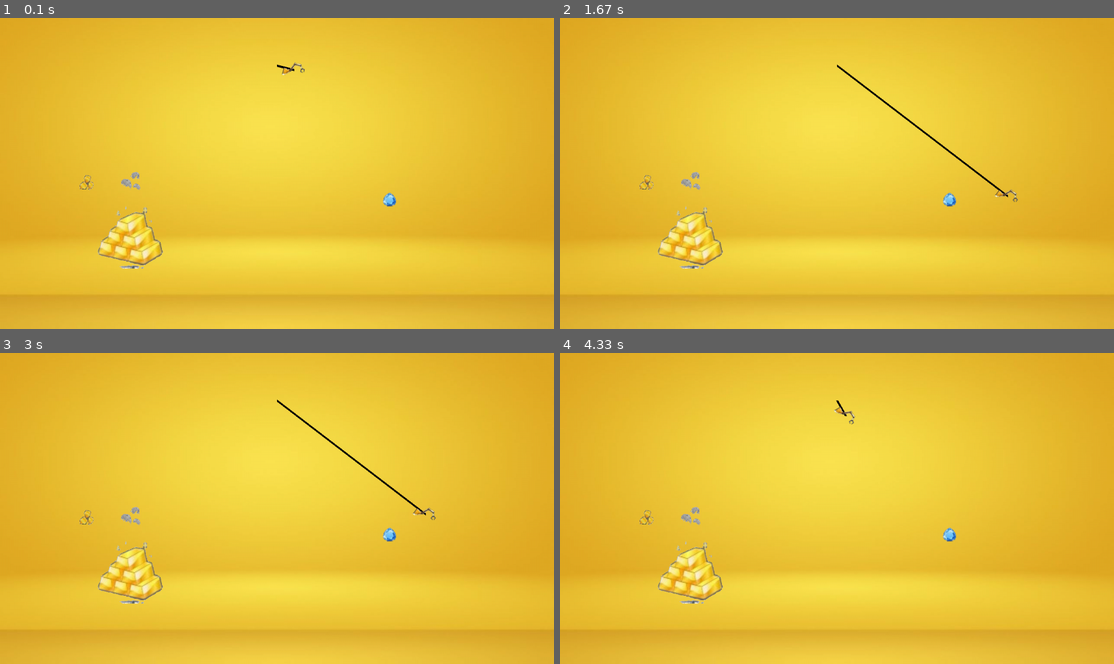
Above: before the commit, frames 1-4 (two rows, left to right).
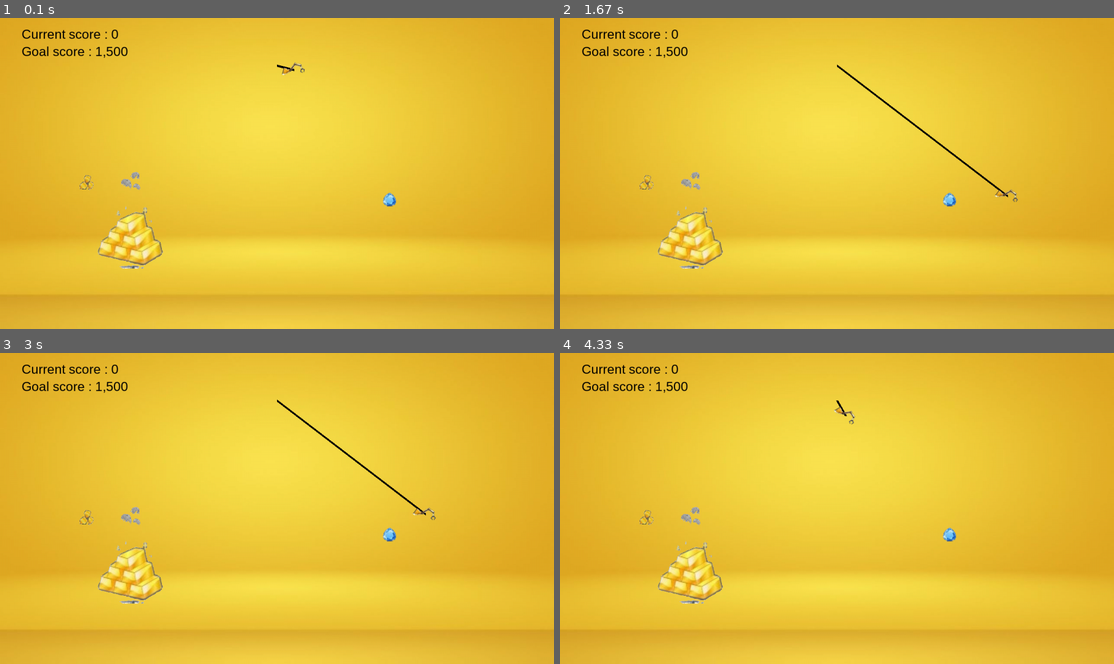
Above: after the commit, the same moments.

Repository: ChaeHyunsic/Python
Game: pygame game, started from pygame_goldminer/pygame_goldminer.py
Two runs of this game, one before a commit and one after it. Both use one fixed random seed, a clock stepped at 60 frames per second and the inputs below.
Inputs (mouse positions are in pixels of both pictures, inside the frame that each line leads up to):
- Up to frame 1 (0.1 s): no input
- Up to frame 2 (1.67 s): click (837, 173) at 0.38 s
- Up to frame 3 (3 s): no input
- Up to frame 4 (4.33 s): no input

The runs differ from the first frame. In frame 1, 0.4% of the frame differs, in the area x 4-24%, y 3-13%; in frame 2, 0.4%; in frame 3, 0.4%; in frame 4, 0.4%.

Commit message:
add score function

Diff:
--- a/pygame_goldminer/pygame_goldminer.py
+++ b/pygame_goldminer/pygame_goldminer.py
@@ -86,6 +86,17 @@
     gemstone_group.add(
         gemstone(gemstone_images[3], (900, 420), diamond_price, diamond_weight))
 
+def score(score):
+    global current_score
+
+    current_score += score
+
+def display_score():
+    current_text = font.render(f"Current score : {current_score:,}", True, (0, 0, 0))
+    screen.blit(current_text, (50, 20))
+
+    goal_text = font.render(f"Goal score : {goal:,}", True, (0, 0, 0))
+    screen.blit(goal_text, (50, 60))
 
 pygame.init()   # pygame 시작
 
@@ -99,6 +110,8 @@
 
 # fps 설정
 fps = pygame.time.Clock()
+
+font = pygame.font.SysFont("arialrounded", 30)
 
 # 이미지 파일 경로 설정
 current_path = os.path.dirname(__file__)
@@ -125,6 +138,10 @@
 claw_speed = 12
 claw_return_speed = 20
 
+# 점수 기능 설정
+goal = 1500
+current_score = 0
+
 # 게임 진행 루프
 running = True
 while running:
@@ -147,6 +164,7 @@
         claw_group.init_setting()
 
         if gemstone_caught:
+            score(gemstone_caught.price)
             gemstone_group.remove(gemstone_caught)
             gemstone_caught = None
 
@@ -166,6 +184,7 @@
     gemstone_group.draw(screen)  # 보석 그룹 생성
     claw_group.update(x_pos)  # 집게 설정 반영
     claw_group.draw(screen)  # 집게 생성
+    display_score() # 현재 점수 출력
 
     pygame.display.update()  # 변동사항 반영
 
